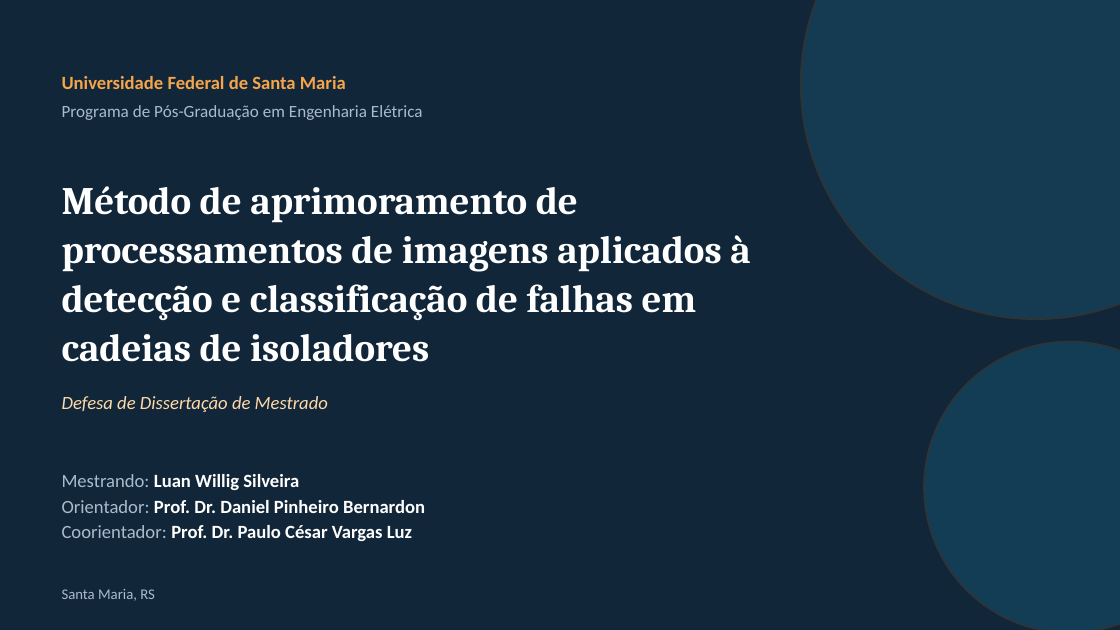
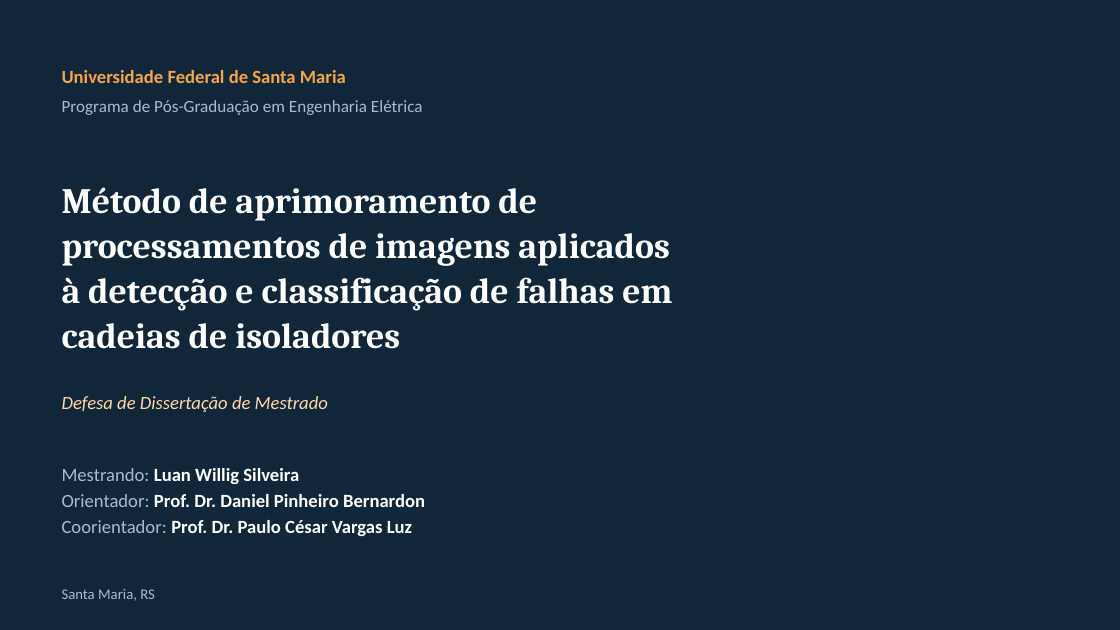
Before and after one commit to luanws/masters-thesis, a slide deck: slide 1 of presentation/defesa.pptx. Drawn at 1120x630 pixels with LibreOffice and Linux fonts; fonts in the diff are those of the drawing; background and template pictures are left out. Boxes give left, top, right and bottom in pixels: in the first picture for what was removed or moved away, otherwise in the second. Text is boxed around its words. In the diff, an @@ line names an element or a change of style, - is before the commit and + after.

```diff
--- a/presentation/defesa.pptx
+++ b/presentation/defesa.pptx
@@ ellipse removed at <box>801,0,1120,319</box> @@
@@ text "Universidade Federal de Santa Maria": place and size @@
-text "Universidade Federal de Santa Maria" at <box>62,76,346,89</box>
+text "Universidade Federal de Santa Maria" at <box>62,70,346,83</box>
@@ text "Programa de Pós-Graduação em Engenharia ...": place and size @@
-text "Programa de Pós-Graduação em Engenharia ..." at <box>62,105,423,120</box>
+text "Programa de Pós-Graduação em Engenharia ..." at <box>62,100,423,115</box>
@@ text "Método de aprimoramento de processamentos ..." at <box>62,187,672,349</box>: size 25 to 23 pt @@
@@ ellipse removed at <box>924,342,1120,630</box> @@
@@ text "Mestrando: Luan Willig Silveira": place and size @@
-text "Mestrando: Luan Willig Silveira" at <box>62,474,425,541</box>
+text "Mestrando: Luan Willig Silveira" at <box>62,468,425,536</box>
```
Also in this commit, not shown: 9 other slides changed, 18 slides added, 20 slides removed, 26 other files.
